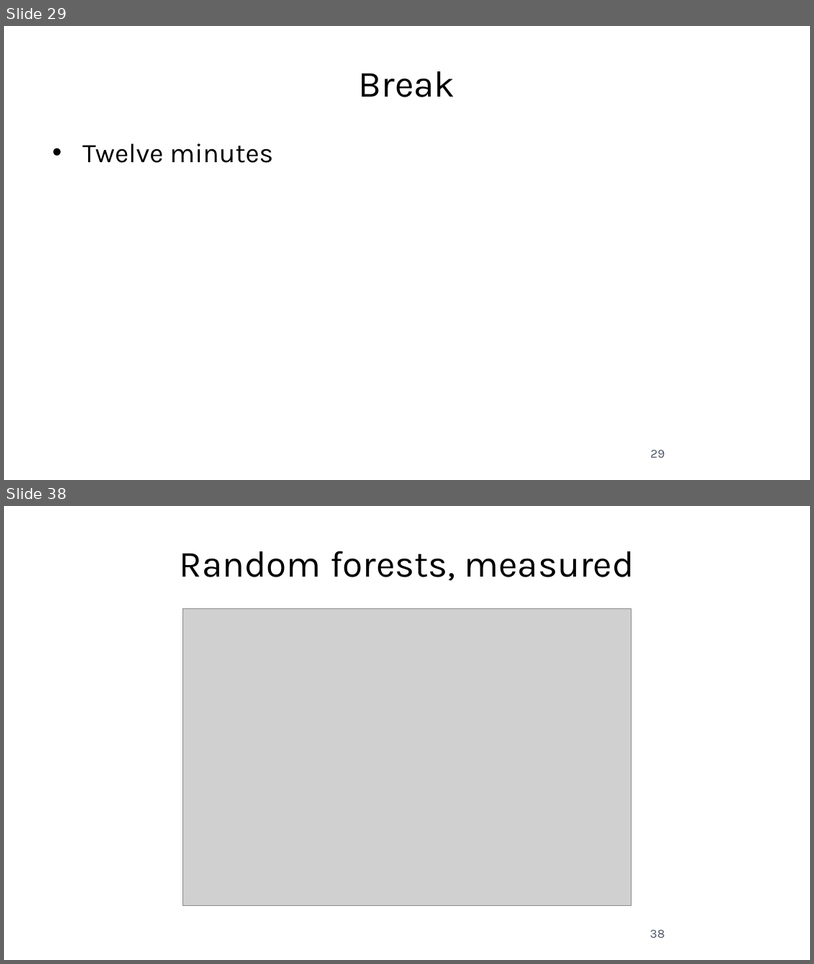
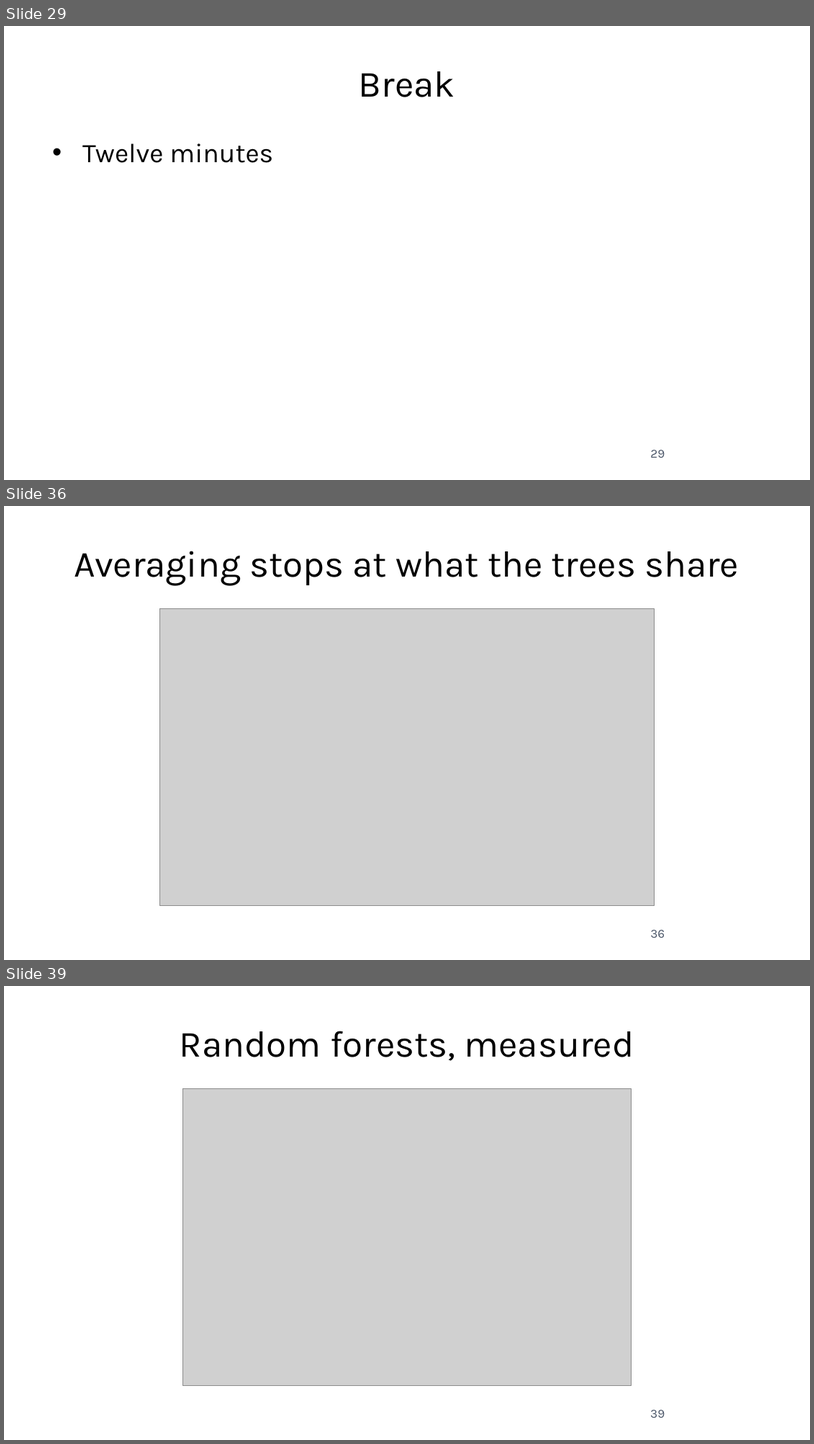
Before and after one commit to fabioantonini/technologies-for-artificial-intelligence, a slide deck: Lessons/07_trees_and_ensembles/Slides/trees_and_ensembles_slides.pptx. Shown one above the other, each under a label of ours: slides 29 and 38 before the commit, slides 29, 36 and 39 after it; the slides between them are not shown. The pictures are 814x964 and 814x1444 pixels, drawn with LibreOffice and Linux fonts; fonts in the diff are those of the drawing; grey boxes stand for pictures; background and template pictures are left out. Boxes give left, top, right and bottom in pixels: in the first picture for what was removed or moved away, otherwise in the second. Text is boxed around its words. In the diff, an @@ line names an element or a change of style, - is before the commit and + after.

```diff
--- a/Lessons/07_trees_and_ensembles/Slides/trees_and_ensembles_slides.pptx
+++ b/Lessons/07_trees_and_ensembles/Slides/trees_and_ensembles_slides.pptx
@@ slide 36 added at (4, 506, 810, 960), background #FFFFFF @@
@@ title added at (75, 551, 739, 585), 33 pt, text #1A1A1A @@
+Averaging stops at what the trees share
@@ picture added at (160, 609, 655, 905) @@
@@ page number added at (651, 929, 665, 937), 11 pt, text #4A5568 @@
+36
@@ what was slide 38 is now slide 39 @@
@@ page number at (651, 1409, 665, 1417): text changed @@
-38
+39
```
Also in this commit, not shown: 10 slides changed, 2 other slides added, 2 slides removed, 17 other files.
